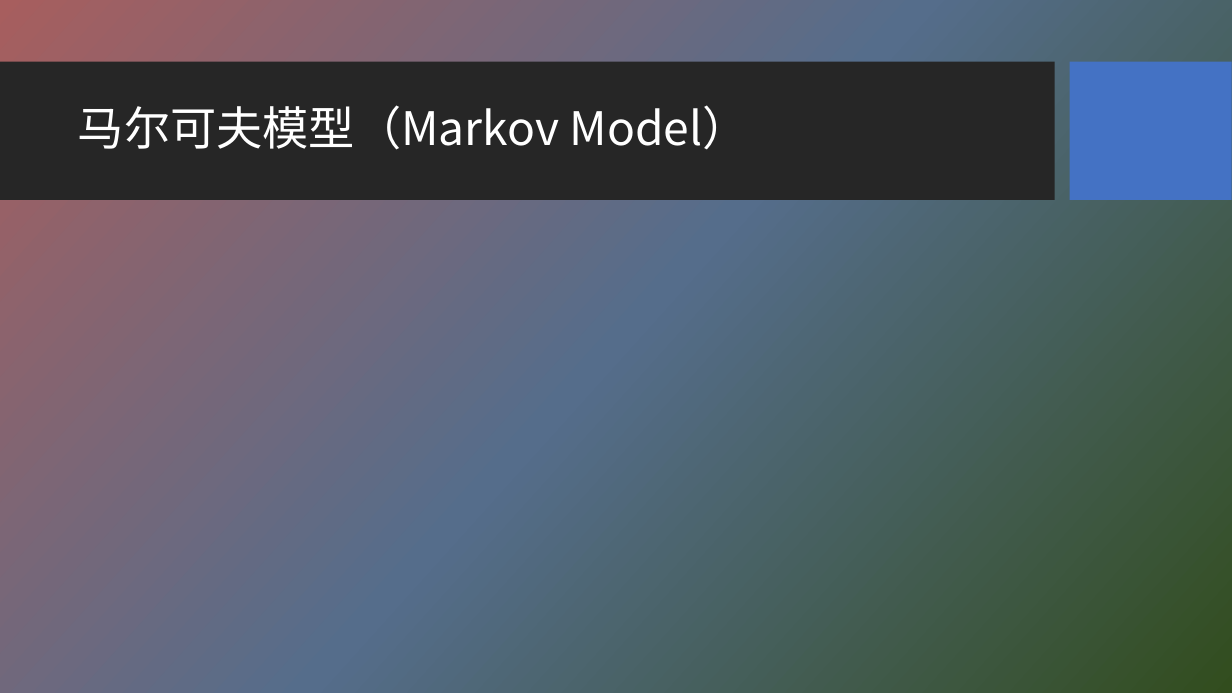
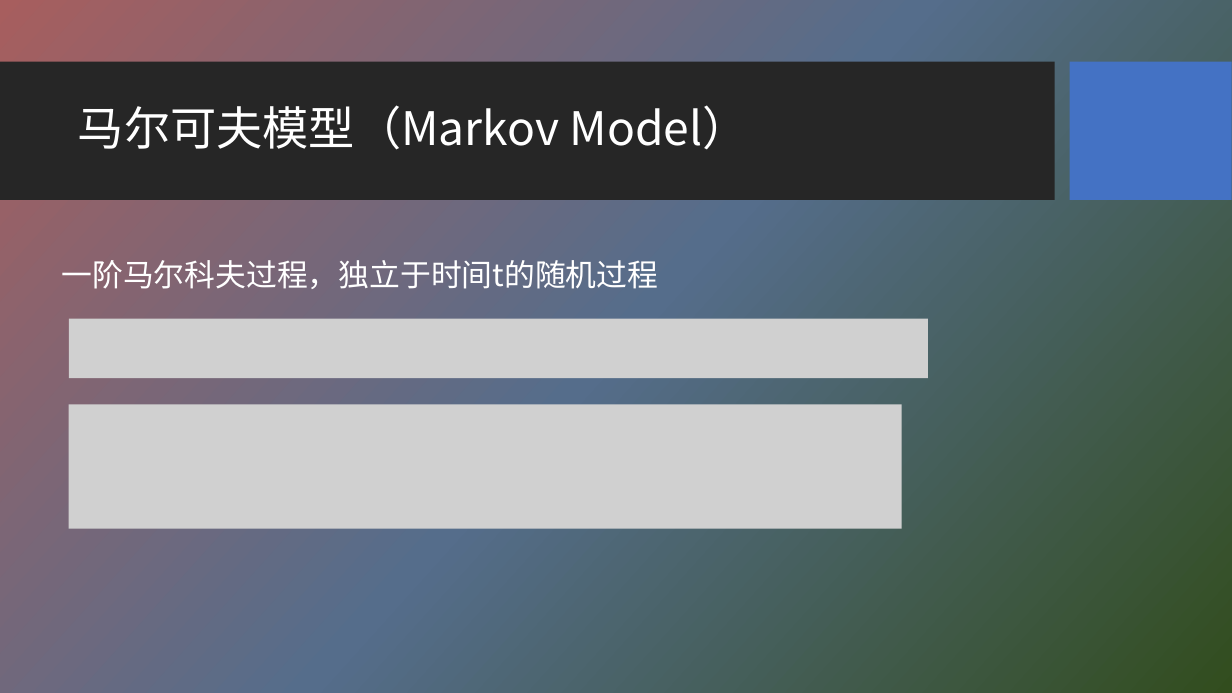
Before and after one commit to HBU/NLP_PPT, a slide deck: slide 6 of PPT-2020/ch04 隐马尔科夫模型.pptx. Drawn at 1232x693 pixels with LibreOffice and Linux fonts; fonts in the diff are those of the drawing; grey boxes stand for pictures; background and template pictures are left out. Boxes give left, top, right and bottom in pixels: in the first picture for what was removed or moved away, otherwise in the second. Text is boxed around its words. In the diff, an @@ line names an element or a change of style, - is before the commit and + after.

```diff
--- a/PPT-2020/ch04 隐马尔科夫模型.pptx
+++ b/PPT-2020/ch04 隐马尔科夫模型.pptx
@@ text added at <box>62,260,659,289</box>, 24 pt, text #FFFFFF @@
+一阶马尔科夫过程，独立于时间t的随机过程
@@ picture added at <box>68,319,928,378</box> @@
@@ picture added at <box>68,405,901,530</box> @@
```
Also in this commit, not shown: 15 other slides changed, 1 other file.
